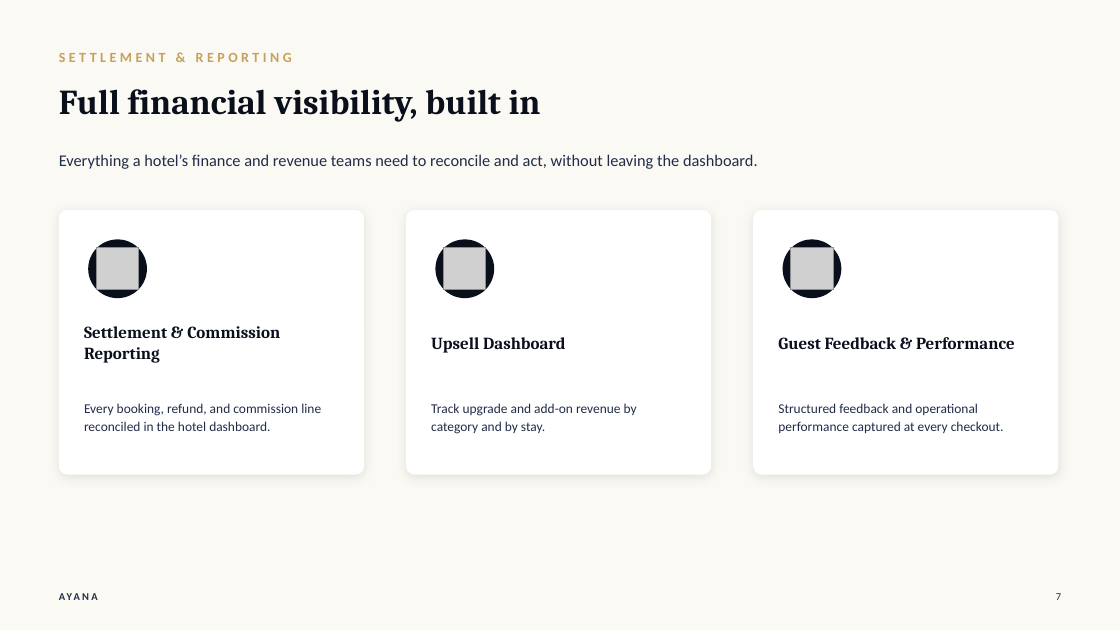
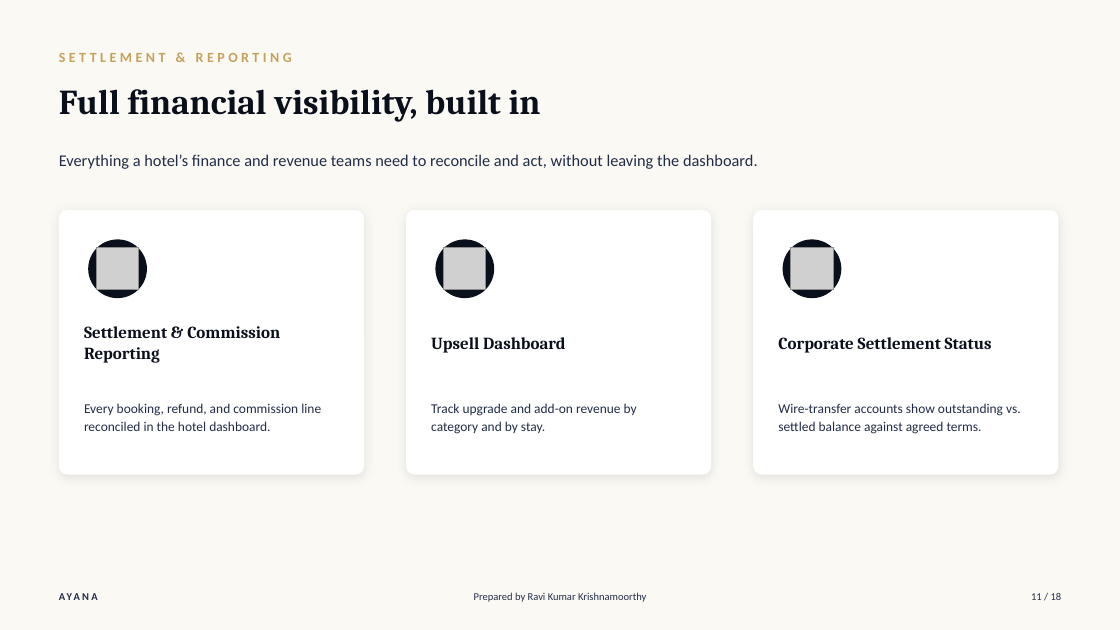
Before and after one commit to joeadithya-web/ayana-hospitality-prototype, a slide deck: slide 11 of collateral/decks/AYANA_Commercial_Overview.pptx (slide 7 before the commit). Drawn at 1120x630 pixels with LibreOffice and Linux fonts; fonts in the diff are those of the drawing; grey boxes stand for pictures. Boxes give left, top, right and bottom in pixels: in the first picture for what was removed or moved away, otherwise in the second. Text is boxed around its words. In the diff, an @@ line names an element or a change of style, - is before the commit and + after.

Commit message:
Refresh both pitch decks to match the JORA COAST/SEP house format
Intro & Objection Handling: adds an agenda slide with time estimates,
new corporate/group booking and guest-managed-stay/concierge slides,
a 7th objection on wire-transfer settlement risk, and candid
fair-concession/honest-caveat callouts on every objection slide.

Commercial Overview: restructured into Current State -> Solution ->
Value Proposition -> commercial terms -> Org & Governance Alignment ->
compressed Objections -> The Ask, covering corporate contracted rates,
wire-transfer settlement, and group booking terms.

Both decks now carry a "Prepared by Ravi Kumar Krishnamoorthy" +
page-of-total footer, matching the reference decks.

```diff
--- a/collateral/decks/AYANA_Commercial_Overview.pptx
+++ b/collateral/decks/AYANA_Commercial_Overview.pptx
@@ text at (778,337,992,353): text changed @@
-Guest Feedback & Performance
+Corporate Settlement Status
@@ text at (778,403,1021,434): text changed @@
-Structured feedback and operational performance captured at every checkout.
+Wire-transfer accounts show outstanding vs. settled balance against agreed terms.
@@ text added at (474,592,646,602), 9 pt, text #212C48 @@
+Prepared by Ravi Kumar Krishnamoorthy
@@ text added at (1031,593,1062,600), 9 pt, text #212C48 @@
+11 / 18
@@ text removed at (1056,593,1061,600) @@
-7
```
Also in this commit, not shown: 9 other slides changed, 7 slides added, 2 slides removed, 1 other file.
